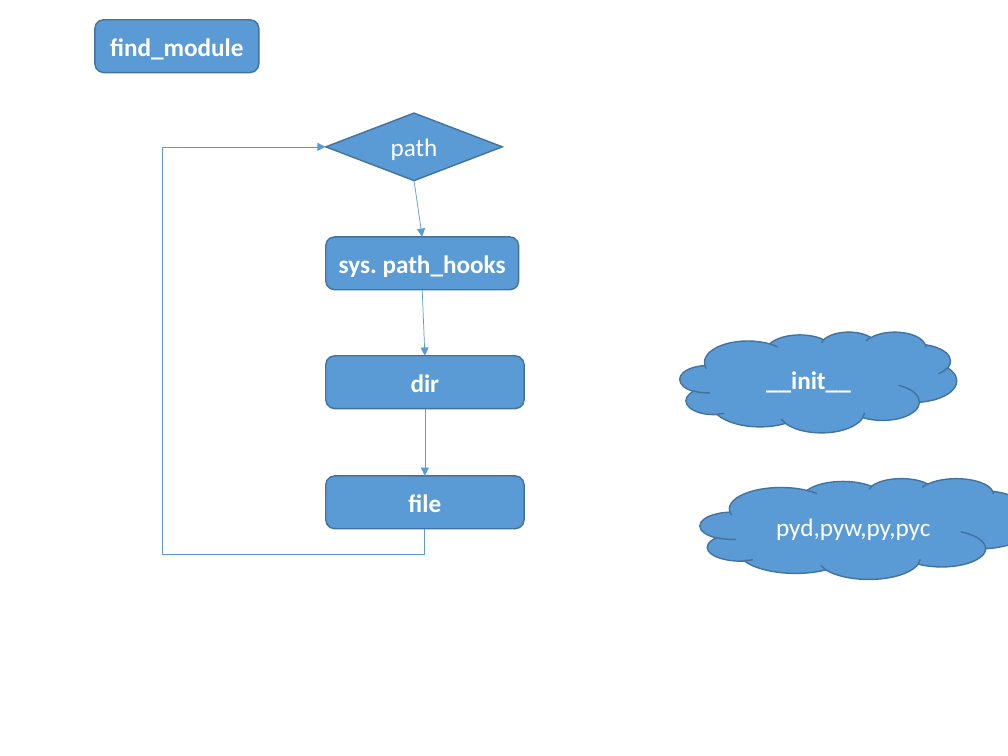
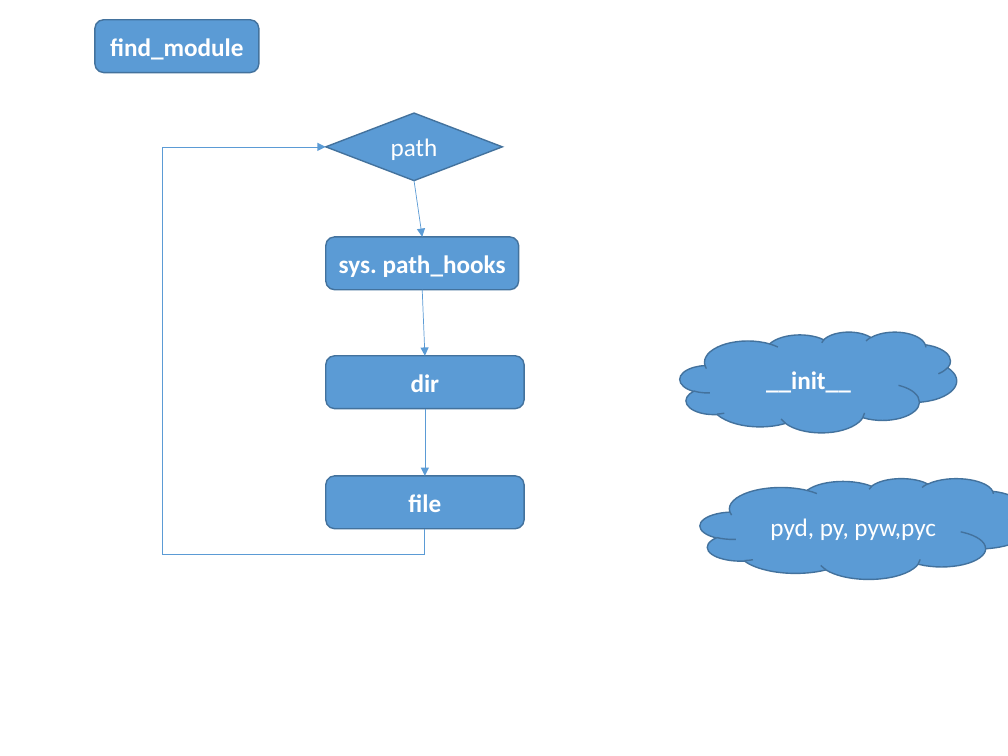
Before and after one commit to menfeng/studynote, a slide deck: slide 8 of python/source code/import/import.pptx. Drawn at 1008x756 pixels with LibreOffice and Linux fonts; fonts in the diff are those of the drawing. Boxes give left, top, right and bottom in pixels: in the first picture for what was removed or moved away, otherwise in the second. Text is boxed around its words. In the diff, an @@ line names an element or a change of style, - is before the commit and + after.

```diff
--- a/python/source code/import/import.pptx
+++ b/python/source code/import/import.pptx
@@ text in cloud at (770,518,936,540): text changed @@
-pyd,pyw,py,pyc
+pyd, py, pyw,pyc
```
Also in this commit, not shown: 1 other slide changed, 8 slides added, 1 slide removed, 2 other files.
